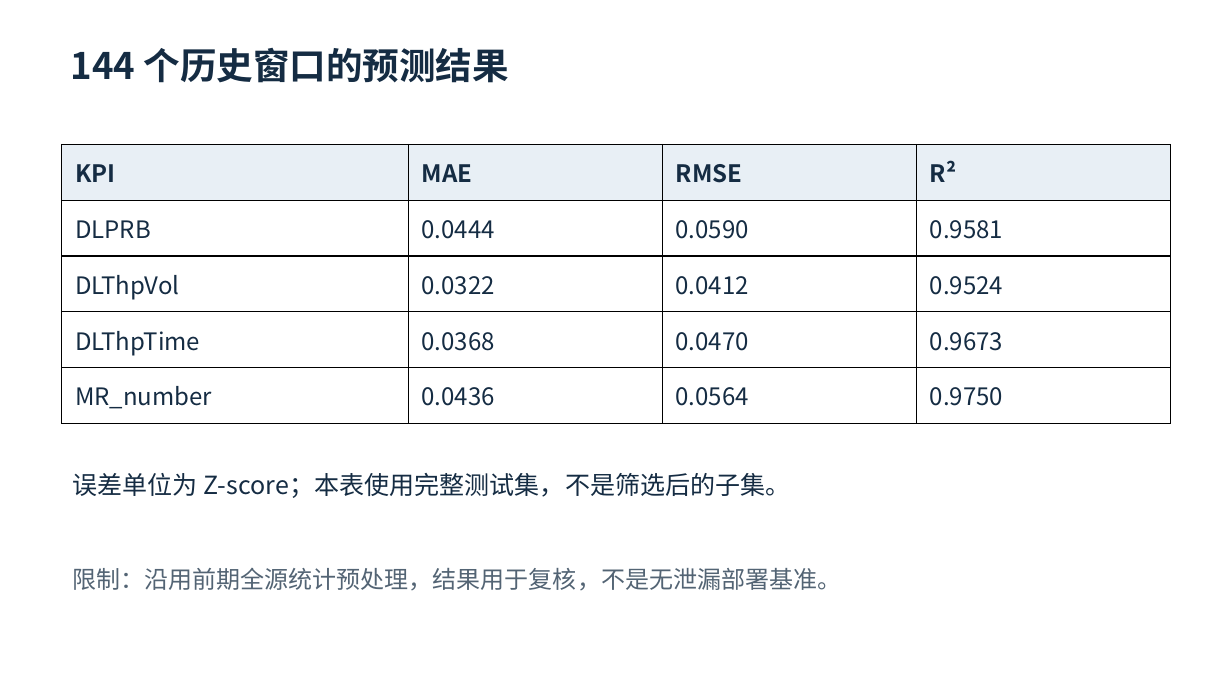
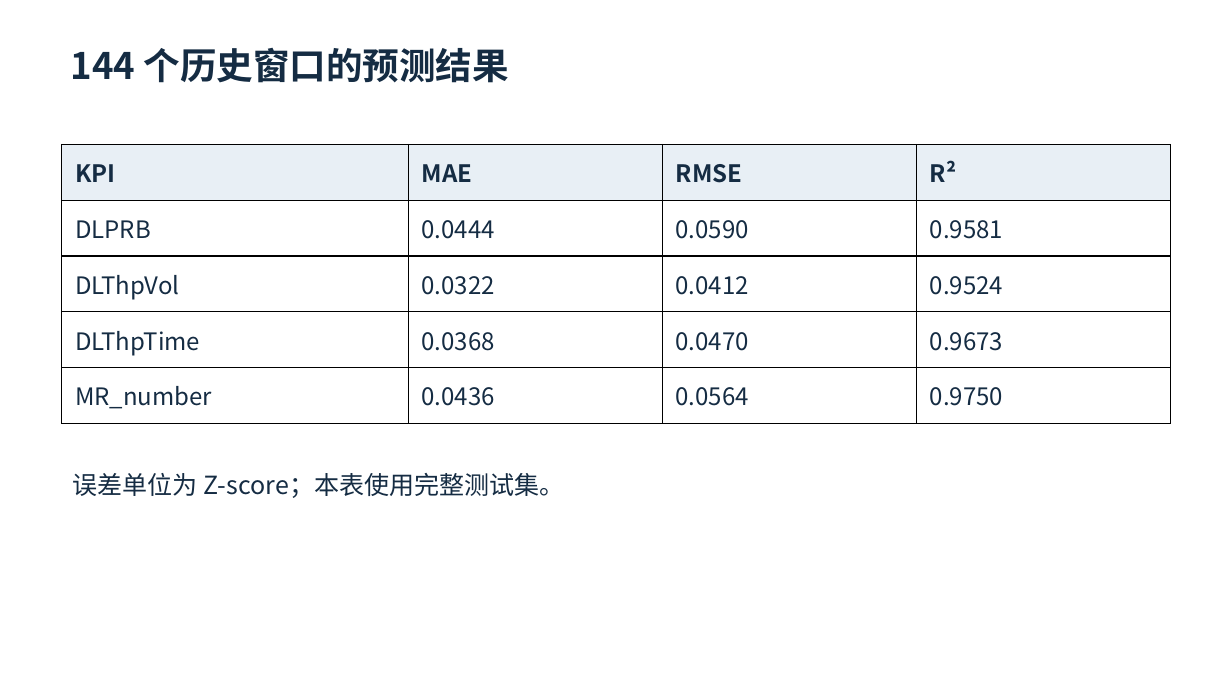
Before and after one commit to haoyuchen20021127-afk/5g-kpi-system, a slide deck: slide 4 of docs/第八周_GOTSF项目演示.pptx. Drawn at 1232x693 pixels with LibreOffice and Linux fonts; fonts in the diff are those of the drawing. Boxes give left, top, right and bottom in pixels: in the first picture for what was removed or moved away, otherwise in the second. Text is boxed around its words. In the diff, an @@ line names an element or a change of style, - is before the commit and + after.

```diff
--- a/docs/第八周_GOTSF项目演示.pptx
+++ b/docs/第八周_GOTSF项目演示.pptx
@@ text at [73, 473, 565, 498]: text changed @@
-误差单位为 Z-score；本表使用完整测试集，不是筛选后的子集。
+误差单位为 Z-score；本表使用完整测试集。
@@ text removed at [73, 568, 842, 590] @@
-限制：沿用前期全源统计预处理，结果用于复核，不是无泄漏部署基准。
```
Also in this commit, not shown: 1 other slide changed, 1 other file.
